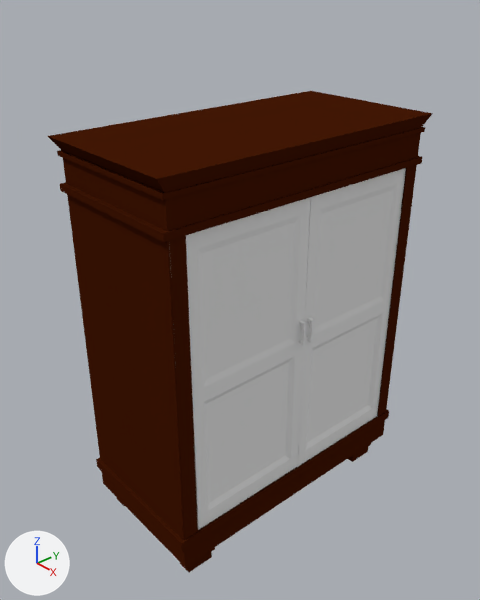
An edit to the Blender file PSMG_Team_EasyNote/Assets/Prefabs/Flur/schrank.blend, drawn before and after from the same camera.
The view is the same before and after, from a 50 mm lens placed at (2.97, -2.68, 2.22), pointed at (-0.03, -0.06, 0.16). Every picture has the same lights, and +X, +Y and +Z are marked at lower left.

Objects in the first picture: 'Cube.003', 'Schrank', 'TürLinks', 'TürRechts'.
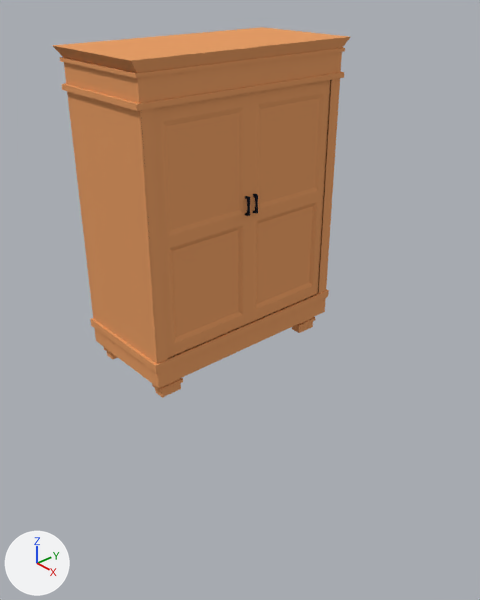
Scene script edits in JSON lines:
```json
{"op": "add", "block": "mat_schrank_001", "code": ["mat_schrank_001 = diffuse_material('Schrank.001')", "mat_schrank_001.base_color = (0.8, 0.343, 0.135)  # orange #e79e67"]}
{"op": "add", "block": "mat_griff_001", "code": ["mat_griff_001 = diffuse_material('Griff.001')", "mat_griff_001.base_color = (0.0158, 0.0157, 0.0254)  # black #22222c"]}
{"op": "add", "block": "me_cube_006", "code": ["me_cube_006 = bpy.data.meshes.new('Cube.006')", "me_cube_006.from_pydata(...)  # 88 vertices, 80 faces; spans x -1.0..3.63, y -2.03..-0.03, z -1.0..1.0", "# faces by material slot: [55, 25]", "me_cube_006.materials.append(mat_schrank_001)  # its picture is missing", "me_cube_006.materials.append(mat_griff_001)  # black #22222c"]}
{"op": "add", "block": "me_cube_001", "code": ["me_cube_001 = bpy.data.meshes.new('Cube.001')", "me_cube_001.from_pydata(...)  # 216 vertices, 200 faces; spans x -1.06..1.06, y -1.06..1.06, z -1.4..1.32", "me_cube_001.materials.append(mat_schrank_001)  # its picture is missing"]}
{"op": "set", "path": "ob_sphere_000.location", "old": "(-0.421, -0.386, 0.573)", "new": "(-0.282, -0.585, 1.298)"}
{"op": "remove", "block": "ob_türrechts", "code": ["ob_türrechts = bpy.data.objects.new('TürRechts', me_cube_010)", "ob_türrechts.location = (0.474, 0.938, -0.002)", "ob_türrechts.scale = (0.015, -0.445, 1.0)"]}
{"op": "remove", "block": "ob_türlinks", "code": ["ob_türlinks = bpy.data.objects.new('TürLinks', me_cube_009)", "ob_türlinks.location = (0.474, -0.882, -0.002)", "ob_türlinks.rotation_euler = (0.00527, 0.0, 0.0)  # degrees (0.3, 0, 0)", "ob_türlinks.scale = (0.015, 0.445, 1.0)"]}
{"op": "remove", "block": "ob_cube_003", "code": ["ob_cube_003 = bpy.data.objects.new('Cube.003', me_cube_003)", "ob_cube_003.location = (0.385, 0.825, -1.314)", "ob_cube_003.scale = (0.05, 0.097, 0.0809)"]}
{"op": "remove", "block": "ob_schrank", "code": ["ob_schrank = bpy.data.objects.new('Schrank', me_cube)", "ob_schrank.location = (0.0, 0.014, 0.004)", "ob_schrank.scale = (0.5, 1.0, 1.0)"]}
{"op": "add", "block": "ob_türrechts_002", "code": ["ob_türrechts_002 = bpy.data.objects.new('TürRechts.002', me_cube_006)", "ob_türrechts_002.location = (0.33, -0.928, 0.907)", "ob_türrechts_002.scale = (0.0103, -0.304, 0.68)"]}
{"op": "add", "block": "ob_türrechts_001", "code": ["ob_türrechts_001 = bpy.data.objects.new('TürRechts.001', me_cube_006.copy())", "ob_türrechts_001.location = (0.33, 0.307, 0.907)", "ob_türrechts_001.scale = (0.0103, 0.304, 0.68)"]}
{"op": "add", "block": "ob_schrank_001", "code": ["ob_schrank_001 = bpy.data.objects.new('Schrank.001', me_cube_001)", "ob_schrank_001.location = (0.006, -0.311, 0.909)", "ob_schrank_001.scale = (0.342, 0.684, 0.684)"]}
```

Pixel boxes (x1, y1, x2, y2) of what changed, in the pictures (480 x 600 px):
```json
{"object": "Schrank", "change": "deleted", "before": [48, 91, 433, 567]}
{"object": "Schrank.001", "change": "added", "after": [52, 27, 350, 398], "on screen": "orange"}
{"object": "TürLinks", "change": "deleted", "before": [186, 197, 311, 530], "faces in mat_material_011 (white #e7e7e7)": [186, 197, 311, 530]}
{"object": "TürRechts", "change": "deleted", "before": [297, 168, 406, 467], "faces in mat_material_012 (white #e7e7e7)": [297, 168, 406, 467]}
{"object": "TürRechts.002", "change": "added", "after": [153, 93, 251, 358], "faces in mat_schrank_001 (its picture is missing)": [153, 93, 251, 358]}
{"object": "TürRechts.001", "change": "added", "after": [249, 80, 330, 323], "faces in mat_schrank_001 (its picture is missing)": [249, 80, 330, 323]}
{"object": "Cube.003", "change": "deleted", "before": [117, 443, 371, 572]}
```
